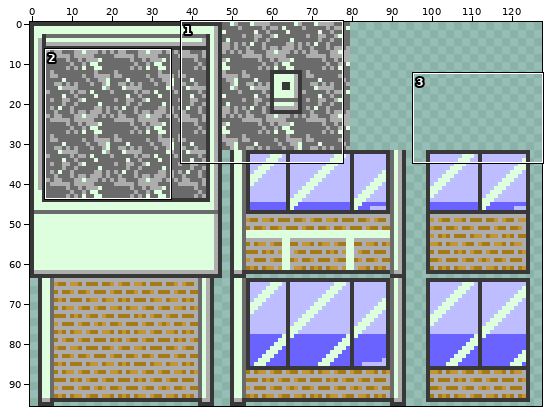
Edited in one commit: sprite sheet (Assets/Graphics/Tilesets/Outdoor/RetailBuildings.png). The first picture is a wide view before the edit; the outline marks the close-up.
Close-up. Before the edit:
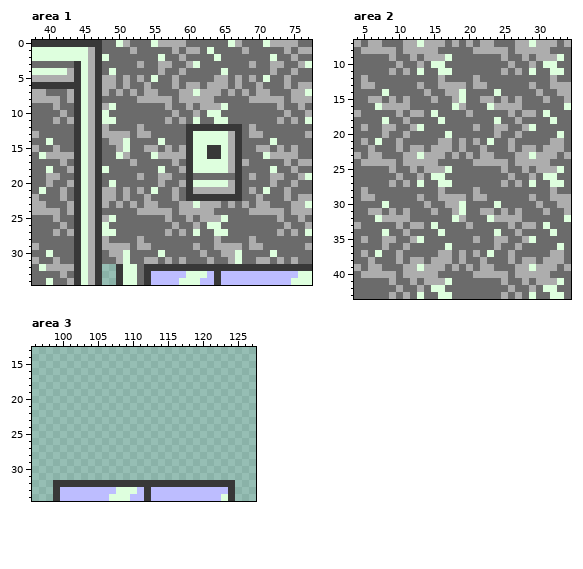
The file is 128x96 pixels. Shown: area 1: x 38..77, y 0..34; area 2: x 4..34, y 7..43; area 3: x 96..127, y 13..34.
Now the later version:
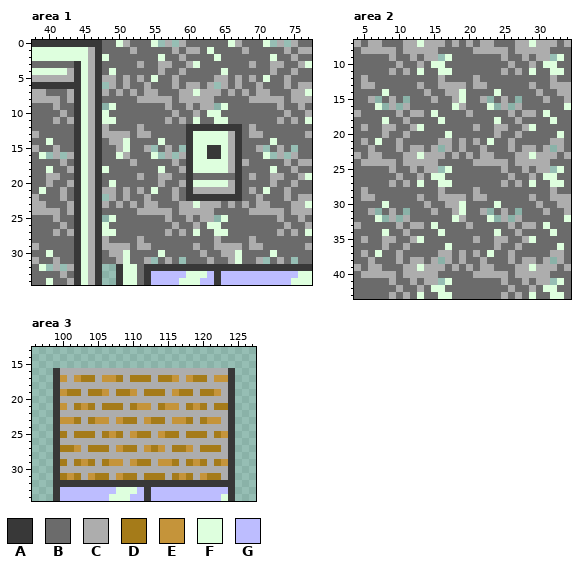
Palette (. is transparent): A #383838  B #6b6b6b  C #adadad  D #a57b19  E #c5943a  F #deffde  G #bdbdff
Change:
Area 1:
Colour C is removed in row 0 at x 56, 58, 72 and 74; in row 6 at x 48 and 64; in row 9 at x 48 and 64; in row 15 at x 55, 59, 71 and 75; in row 16 at x 40, 42, 56, 58, 72 and 74; in row 22 at x 48.
Colour C is removed in row 25 at x 48 and 64; in row 31 at x 55, 59, 71 and 75; in row 32 at x 40 and 42.
Area 2:
Colour C is removed in row 9 at x 16 and 32; in row 15 at x 7, 11, 23 and 27; in row 16 at x 8, 10, 24 and 26; in row 22 at x 16 and 32; in row 25 at x 16 and 32; in row 31 at x 7, 11, 23 and 27.
Colour C is removed in row 32 at x 8, 10, 24 and 26; in row 38 at x 16 and 32; in row 41 at x 16 and 32.
Area 3:
The author put colour A in rows 16 to 31 at x 99 and 124.
The author put colour C in row 16 at x 100 to 123; in row 17 at x 101, 105, 109, 113, 117 and 121; in row 18 at x 100 to 123; in row 19 at x 103, 107, 111, 115, 119 and 123; in row 20 at x 100 to 123; in row 21 at x 101, 105, 109, 113, 117 and 121.
The author put colour C in row 22 at x 100 to 123; in row 23 at x 103, 107, 111, 115, 119 and 123; in row 24 at x 100 to 123; in row 25 at x 101, 105, 109, 113, 117 and 121; in row 26 at x 100 to 123; in row 27 at x 103, 107, 111, 115, 119 and 123.
The author put colour C in row 28 at x 100 to 123; in row 29 at x 101, 105, 109, 113, 117 and 121; in row 30 at x 100 to 123; in row 31 at x 103, 107, 111, 115, 119 and 123.
The author put colour D in row 17 at x 103 to 104, 108, 110 to 112, 114 to 115 and 119 to 120; in row 19 at x 101 to 102, 104 to 105, 108 to 109, 112 to 114, 117 to 118 and 120 to 121; in row 21 at x 102, 104, 106 to 108, 110, 114, 118, 120 and 122 to 123; in row 23 at x 102, 104, 109 to 110, 113 to 114, 118 and 120; in row 25 at x 100, 102 to 104, 106, 108, 111 to 112, 115 to 116, 118 to 120 and 122; in row 27 at x 100 to 101, 104 to 106, 109 to 110, 113, 116 to 117 and 120 to 122.
The author put colour D in row 29 at x 100, 102, 104, 106, 111 to 112, 116, 118, 120 and 122; in row 31 at x 100, 102, 105 to 106, 109 to 110, 112 to 114, 116, 118 and 121 to 122.
The author put colour E in row 17 at x 100, 102, 106 to 107, 116, 118 and 122 to 123; in row 19 at x 100, 106, 110, 116 and 122; in row 21 at x 100, 103, 111 to 112, 115 to 116 and 119; in row 23 at x 100 to 101, 105 to 106, 108, 112, 116 to 117 and 121 to 122; in row 25 at x 107, 110, 114 and 123; in row 27 at x 102, 108, 112, 114 and 118.
The author put colour E in row 29 at x 103, 107 to 108, 110, 114 to 115, 119 and 123; in row 31 at x 101, 104, 108, 117 and 120.
